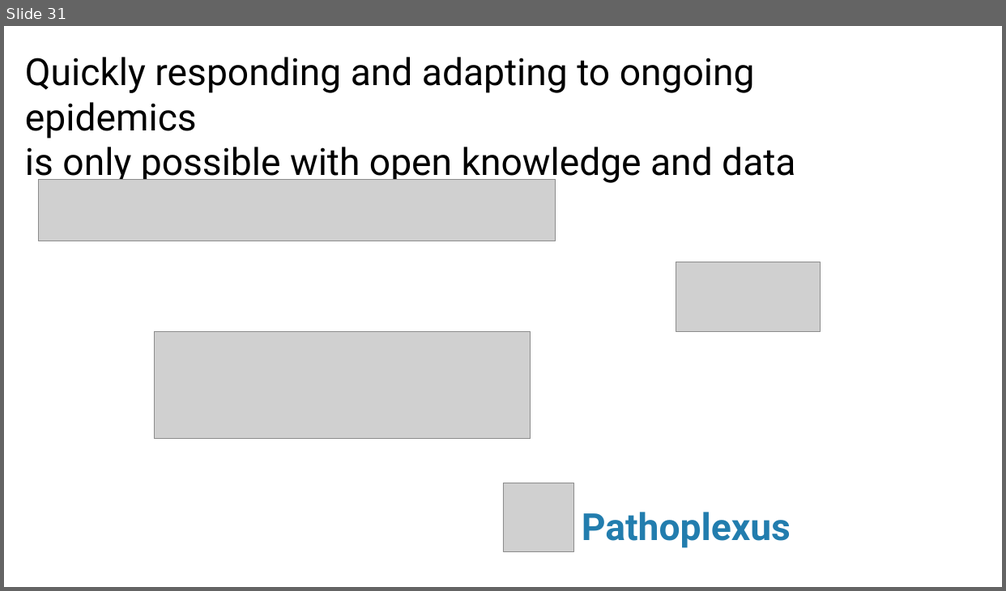
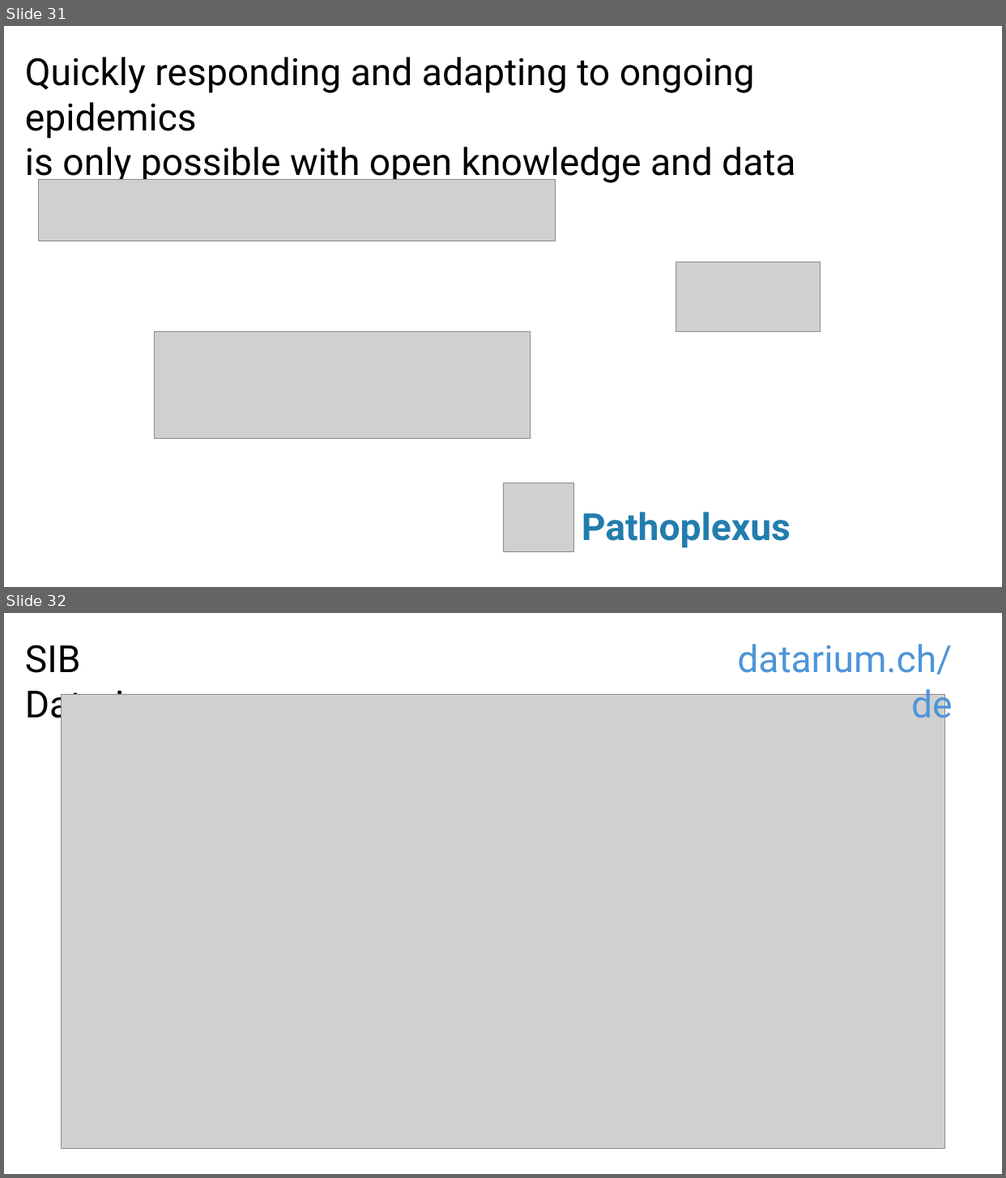
Before and after one commit to julius-winter/sib_sars-cov-2_variants, a slide deck: pptx/covid_workshop_no_animations.pptx. Shown one above the other, each under a label of ours: slide 31 before the commit, slides 31 and 32 after it. The pictures are 1006x591 and 1006x1178 pixels, drawn with LibreOffice and Linux fonts; fonts in the diff are those of the drawing; grey boxes stand for pictures. Boxes give left, top, right and bottom in pixels: in the first picture for what was removed or moved away, otherwise in the second. Text is boxed around its words. In the diff, an @@ line names an element or a change of style, - is before the commit and + after.

```diff
--- a/pptx/covid_workshop_no_animations.pptx
+++ b/pptx/covid_workshop_no_animations.pptx
@@ slide 32 added at [4, 613, 1002, 1174], background #FFFFFF @@
@@ text added at [25, 645, 177, 726], 36 pt, text #000000 @@
+SIB Datarium
@@ text added at [737, 644, 952, 726], 36 pt, text #4E95D9 @@
+datarium.ch/de
@@ picture added at [62, 694, 945, 1149] @@
```
Also in this commit, not shown: 1 other slide added, 4 other files.
